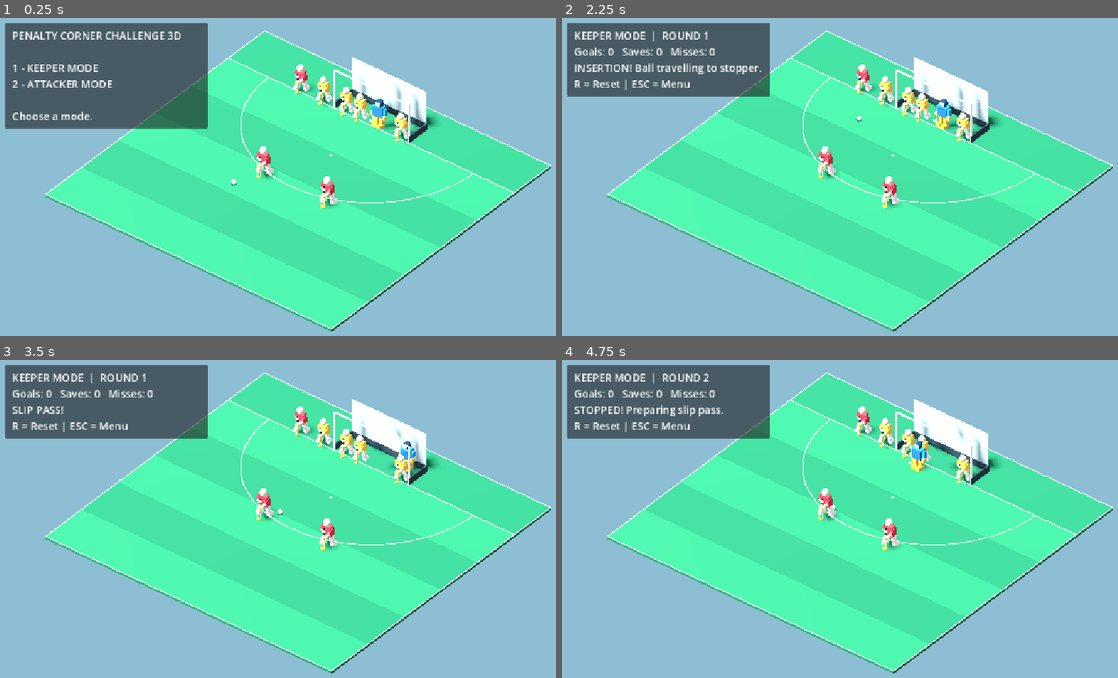
Above: before the commit, frames 1-4 (two rows, left to right).
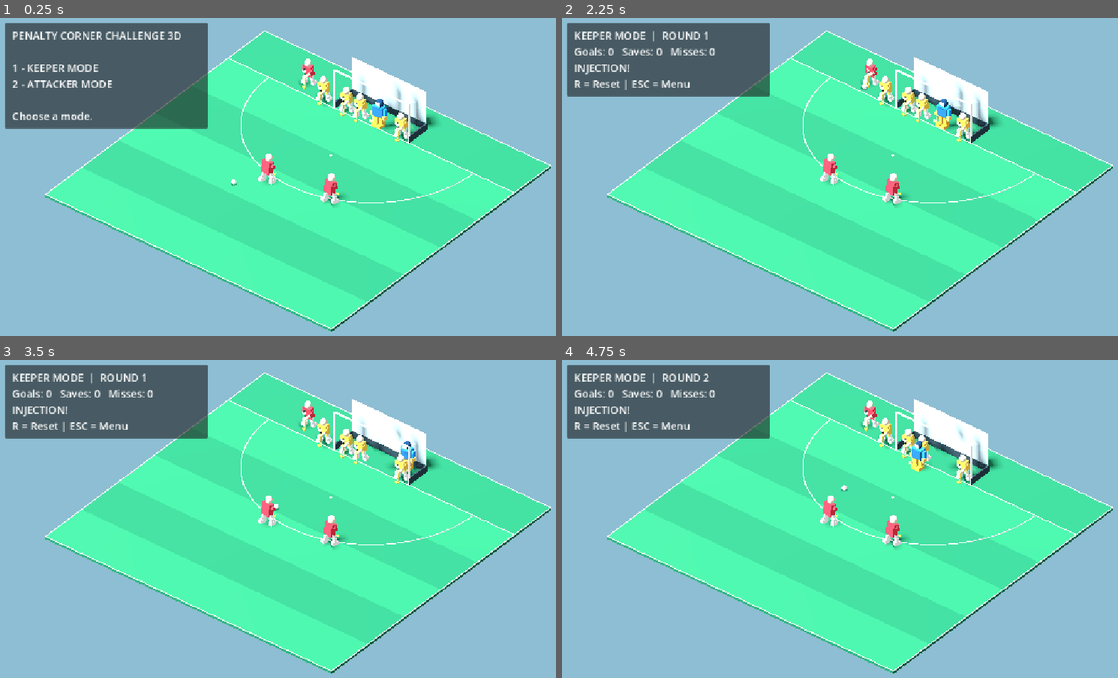
Above: after the commit, the same moments.

Repository: affarf/penalty-corner-challenge-3d
Game: Godot game, scene res://scenes/main_3d.tscn
Same seed, same stepped clock (60 frames per second), same inputs: the game is played once before the commit and once after it.
Inputs:
- Up to frame 1 (0.25 s): no input
- Up to frame 2 (2.25 s): tap Enter at 0.5, 2 s; hold D (move_right) 0.53-1.28 s; tap E at 0.6, 1.35 s; tap Space at 0.77, 1.25, 1.52 s; hold S (move_down) 1.28-2.03 s; hold D (move_right) from 2.03 s (still down); tap 1 at 2.1 s
- Up to frame 3 (3.5 s): tap E at 2.3, 3.05 s; release D (move_right) at 2.78 s; hold W (move_up) from 2.78 s (still down); tap 2 at 2.85 s; tap Space at 3.02 s
- Up to frame 4 (4.75 s): release W (move_up) at 3.53 s; hold A (move_left) from 3.53 s (still down); tap R at 3.6 s; tap Space at 3.77, 4.52 s; tap E at 3.8, 4.55 s; tap 3 at 4.35 s

The runs differ from the first frame. In frame 1, 0.8% of the frame differs, in the area x 46-63%, y 12-60%; in frame 2, 1.3%, in the area x 4-63%, y 12-60%; in frame 3, 1.0%; in frame 4, 1.3%.

Commit message:
Add injection, trapping and passing animations

Diff:
--- a/scenes/main_3d.tscn
+++ b/scenes/main_3d.tscn
@@ -18,11 +18,11 @@
 transform = Transform3D(1.12, 0, 0, 0, 1.12, 0, 0, 0, 1.12, 0, 0, 0)
 
 [node name="Attacker1" parent="." unique_id=359548197 instance=ExtResource("4_le0cj")]
-transform = Transform3D(1.1, 0, 0, 0, 1.1, 0, 0, 0, 1.1, -3, 0, -7.08)
+transform = Transform3D(-1.0913262, 0, 0.13786653, 0, 1.1, 0, -0.13786653, 0, -1.0913262, -2, 0, -6)
 height_scale = 1.2
 
 [node name="Attacker2" parent="." unique_id=1811710993 instance=ExtResource("4_le0cj")]
-transform = Transform3D(1.1, 0, 0, 0, 1.1, 0, 0, 0, 1.1, 4, 0, -7.08)
+transform = Transform3D(-1.0913262, 0, 0.13786653, 0, 1.1, 0, -0.13786653, 0, -1.0913262, 4, 0, -7.08)
 height_scale = 1.2
 
 [node name="Goalkeeper3D" parent="." unique_id=2044590347 instance=ExtResource("5_78blk")]
@@ -39,7 +39,7 @@
 script = ExtResource("7_a6i3j")
 
 [node name="Injector" parent="." unique_id=67532909 instance=ExtResource("4_le0cj")]
-transform = Transform3D(1, 0, 0, 0, 1, 0, 0, 0, 1, -8, 0, -18.5)
+transform = Transform3D(1, 0, 0, 0, 1, 0, 0, 0, 1, -8, 0, -19.5)
 height_scale = 1.25
 
 [node name="Defender1" parent="." unique_id=1709637231 instance=ExtResource("4_le0cj")]
--- a/scripts/game/practice_manager.gd
+++ b/scripts/game/practice_manager.gd
@@ -39,8 +39,8 @@
 @export var goal_depth: float = 1.8
 
 @export_group("Insertion")
-@export var injection_x: float = -6.0
-@export var injection_z: float = -16.0
+@export var injection_x: float = -8.0
+@export var injection_z: float = -18.5
 @export var injection_speed: float = 11.0
 
 @export_group("Saves")
@@ -62,6 +62,10 @@
 )
 @onready var goalkeeper = (
 	get_parent().get_node("Goalkeeper3D")
+)
+
+@onready var injector = (
+	get_parent().get_node("Injector")
 )
 
 var goalkeeper_ai = GoalkeeperAI.new()
@@ -98,6 +102,9 @@
 	add_child(hud)
 
 	ball.movement_finished.connect(_on_ball_finished)
+	injector.hockey_contact.connect(_on_injector_contact)
+	attacker1.hockey_contact.connect(_on_stopper_contact)
+
 	show_menu()
 
 
@@ -244,22 +251,13 @@
 func start_insertion() -> void:
 	phase = Phase.INSERTING
 
-	# Keeper steps out when the ball is injected.
 	goalkeeper.release_from_line()
 
-	# Insert toward Attacker1, our stopper.
-	var stopper_position: Vector3 = (
-		attacker1.position
-		+ Vector3(0, 0, -0.8)
-	)
-
-	ball.move_to(
-		stopper_position,
-		injection_speed,
-		0.0
-	)
-
-	set_status("INSERTION! Ball travelling to stopper.")
+	set_status("INJECTION!")
+
+	# The injector pushes first.
+	# Ball movement begins on stick contact.
+	injector.play_hockey_action("inject")
 
 
 func advance_timer() -> void:
@@ -293,18 +291,10 @@
 
 	phase = Phase.PASSING
 
-	var destination: Vector3 = (
-		attacker2.position
-		+ Vector3(0, 0, -0.8)
-	)
-
-	ball.move_to(
-		destination,
-		ball.pass_speed,
-		0.0
-	)
-
 	set_status("SLIP PASS!")
+
+	# The stopper sweeps the stick first.
+	attacker1.play_hockey_action("pass")
 
 
 
@@ -408,6 +398,7 @@
 
 	match phase:
 		Phase.INSERTING:
+			attacker1.play_hockey_action("trap")
 			phase = Phase.READY_TO_PASS
 
 			if game_mode == GameMode.KEEPER:
@@ -487,3 +478,39 @@
 		misses,
 		status_message
 	)
+
+func _on_injector_contact(action: String) -> void:
+	if action != "inject":
+		return
+
+	if phase != Phase.INSERTING:
+		return
+
+	var stopper_position: Vector3 = (
+		attacker1.position
+		+ Vector3(0, 0, -0.8)
+	)
+
+	ball.move_to(
+		stopper_position,
+		injection_speed,
+		0.0
+	)
+
+func _on_stopper_contact(action: String) -> void:
+	if action != "pass":
+		return
+
+	if phase != Phase.PASSING:
+		return
+
+	var destination: Vector3 = (
+		attacker2.position
+		+ Vector3(0, 0, -0.8)
+	)
+
+	ball.move_to(
+		destination,
+		ball.pass_speed,
+		0.0
+	)
--- a/scripts/players/player_3d.gd
+++ b/scripts/players/player_3d.gd
@@ -11,9 +11,41 @@
 
 var visual_root: Node3D
 
+const PlayerAnimation = preload(
+	"res://scripts/players/player_animation_3d.gd"
+)
+
+signal hockey_contact(action: String)
+
+var action_rig: Node3D
+var player_animator: Node
+
+
 
 func _ready() -> void:
 	build_player()
+
+	player_animator = PlayerAnimation.new()
+	player_animator.name = "PlayerAnimator"
+	add_child(player_animator)
+
+	player_animator.setup(action_rig)
+
+	player_animator.contact.connect(
+		_on_animation_contact
+	)
+
+
+func play_hockey_action(action: String) -> void:
+	if player_animator == null:
+		return
+
+	player_animator.play_action(action)
+
+
+func _on_animation_contact(action: String) -> void:
+	hockey_contact.emit(action)
+
 
 
 func make_material(color: Color) -> StandardMaterial3D:
@@ -162,6 +194,10 @@
 		skin
 	)
 
+	action_rig = Node3D.new()
+	action_rig.name = "ActionRig"
+	visual_root.add_child(action_rig)
+
 	# Stick occupies the space in front of the player.
 	# Left hand high, right hand lower.
 	var upper_hand := Vector3(-0.10, 1.17, 0.52)
@@ -174,7 +210,7 @@
 	)
 
 	add_segment(
-		visual_root,
+		action_rig,
 		stick_top,
 		stick_heel,
 		0.095,
@@ -188,7 +224,7 @@
 	)
 
 	add_segment(
-		visual_root,
+		action_rig,
 		stick_top,
 		grip_end,
 		0.105,
@@ -204,7 +240,7 @@
 	)
 
 	add_segment(
-		visual_root,
+		action_rig,
 		stick_heel,
 		hook_middle,
 		0.14,
@@ -212,7 +248,7 @@
 	)
 
 	add_segment(
-		visual_root,
+		action_rig,
 		hook_middle,
 		hook_tip,
 		0.13,
@@ -220,7 +256,7 @@
 	)
 
 	add_sphere(
-		visual_root,
+		action_rig,
 		hook_tip,
 		0.065,
 		stick_color
@@ -228,13 +264,13 @@
 
 	# Hands are directly positioned on the shaft.
 	add_sphere(
-		visual_root,
+		action_rig,
 		upper_hand,
 		0.13,
 		skin
 	)
 	add_sphere(
-		visual_root,
+		action_rig,
 		lower_hand,
 		0.13,
 		skin
@@ -248,14 +284,14 @@
 	var right_elbow := Vector3(0.40, 1.13, 0.44)
 
 	add_segment(
-		visual_root,
+		action_rig,
 		left_shoulder,
 		left_elbow,
 		0.23,
 		shirt_color
 	)
 	add_segment(
-		visual_root,
+		action_rig,
 		left_elbow,
 		upper_hand,
 		0.19,
@@ -263,14 +299,14 @@
 	)
 
 	add_segment(
-		visual_root,
+		action_rig,
 		right_shoulder,
 		right_elbow,
 		0.23,
 		shirt_color
 	)
 	add_segment(
-		visual_root,
+		action_rig,
 		right_elbow,
 		lower_hand,
 		0.19,
--- /dev/null
+++ b/scripts/players/player_animation_3d.gd
@@ -0,0 +1,140 @@
+
+extends Node
+
+signal contact(action: String)
+
+var action_rig: Node3D
+var current_tween: Tween
+
+
+func setup(rig: Node3D) -> void:
+	action_rig = rig
+
+
+func play_action(action: String) -> void:
+	if action_rig == null:
+		return
+
+	if current_tween != null:
+		current_tween.kill()
+
+	action_rig.position = Vector3.ZERO
+	action_rig.rotation = Vector3.ZERO
+
+	current_tween = create_tween()
+	current_tween.set_trans(Tween.TRANS_SINE)
+
+	match action:
+		"inject":
+			animate_injection()
+
+		"trap":
+			animate_trap()
+
+		"pass":
+			animate_pass()
+
+
+func animate_injection() -> void:
+	# Prepare the stick behind the ball.
+	current_tween.tween_property(
+		action_rig,
+		"position",
+		Vector3(0, 0.08, -0.25),
+		0.18
+	)
+
+	# Push through the ball.
+	current_tween.tween_property(
+		action_rig,
+		"position",
+		Vector3(0, -0.05, 0.30),
+		0.15
+	)
+
+	current_tween.tween_callback(
+		func() -> void:
+			contact.emit("inject")
+	)
+
+	current_tween.tween_property(
+		action_rig,
+		"position",
+		Vector3(0, 0.05, 0.42),
+		0.15
+	)
+
+	current_tween.tween_property(
+		action_rig,
+		"position",
+		Vector3.ZERO,
+		0.20
+	)
+
+
+func animate_trap() -> void:
+	# Lower the stick to receive the ball.
+	current_tween.tween_property(
+		action_rig,
+		"position",
+		Vector3(0, -0.16, 0.16),
+		0.13
+	)
+
+	current_tween.tween_callback(
+		func() -> void:
+			contact.emit("trap")
+	)
+
+	# Absorb contact, then return to ready.
+	current_tween.tween_property(
+		action_rig,
+		"position",
+		Vector3(0, -0.10, 0.04),
+		0.13
+	)
+
+	current_tween.tween_property(
+		action_rig,
+		"position",
+		Vector3.ZERO,
+		0.20
+	)
+
+
+func animate_pass() -> void:
+	# Short backswing.
+	current_tween.tween_property(
+		action_rig,
+		"rotation:y",
+		-0.42,
+		0.16
+	)
+
+	# Sweep the stick across the ball.
+	current_tween.tween_property(
+		action_rig,
+		"rotation:y",
+		0.36,
+		0.19
+	)
+
+	current_tween.tween_callback(
+		func() -> void:
+			contact.emit("pass")
+	)
+
+	# Follow-through.
+	current_tween.tween_property(
+		action_rig,
+		"rotation:y",
+		0.52,
+		0.12
+	)
+
+	current_tween.tween_property(
+		action_rig,
+		"rotation:y",
+		0.0,
+		0.23
+	)
Not shown, added: scripts/players/player_animation_3d.gd.uid
